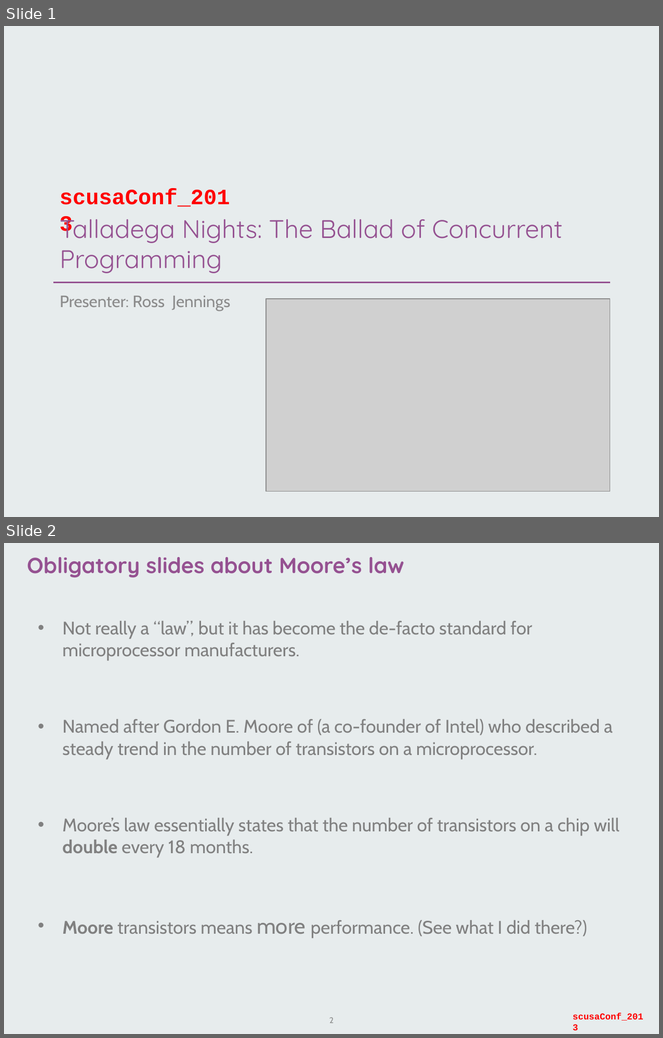
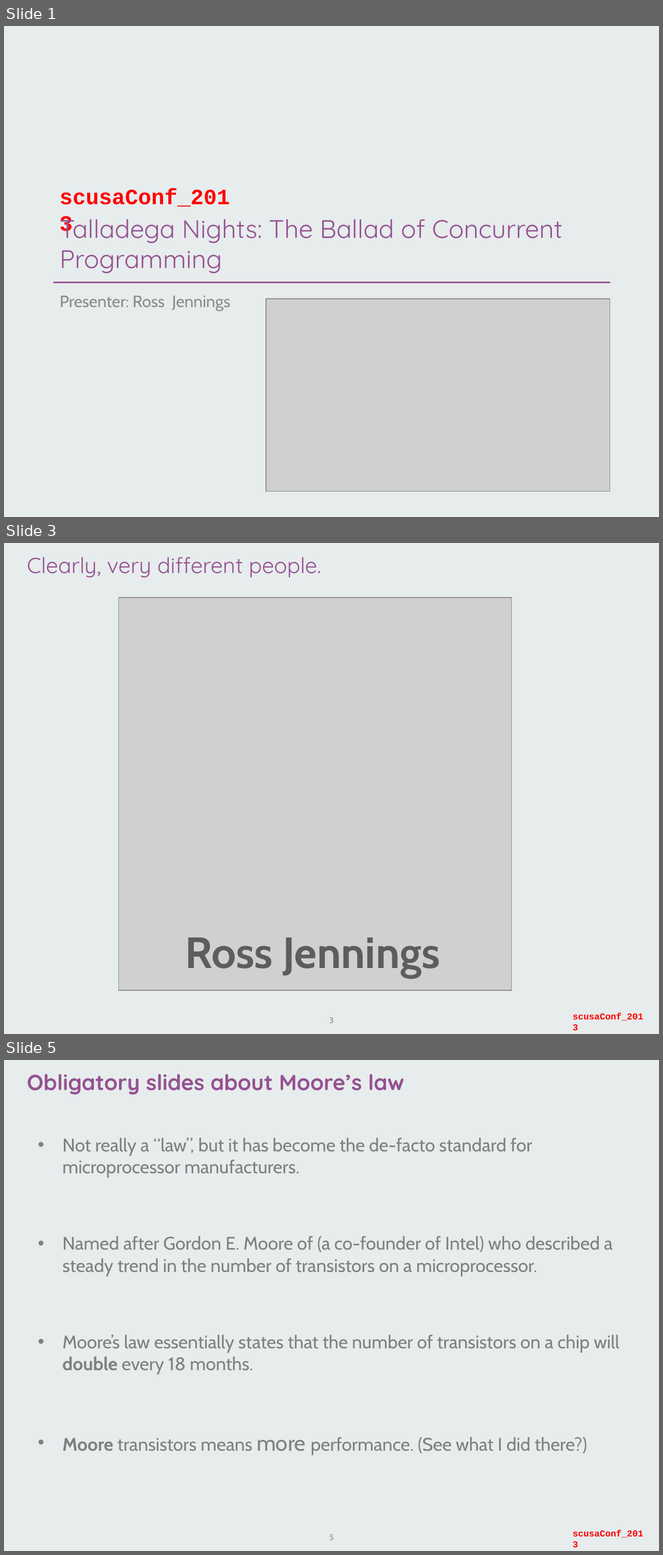
Before and after one commit to staticvoidmain/concurrency-demo, a slide deck: slides/scusaConf2013_concurrent.pptx. Shown one above the other, each under a label of ours: slides 1 and 2 before the commit, slides 1, 3 and 5 after it; the slides between them are not shown. The pictures are 663x1038 and 663x1555 pixels, drawn with LibreOffice and Linux fonts; fonts in the diff are those of the drawing; grey boxes stand for pictures; background and template pictures are left out. Boxes give left, top, right and bottom in pixels: in the first picture for what was removed or moved away, otherwise in the second. Text is boxed around its words. In the diff, an @@ line names an element or a change of style, - is before the commit and + after.

```diff
--- a/slides/scusaConf2013_concurrent.pptx
+++ b/slides/scusaConf2013_concurrent.pptx
@@ slide 3 added at [4, 543, 659, 1034], background picture (left out); not listed: 1 template element that a slide beside it also shows @@
@@ title added at [27, 557, 321, 578], 24 pt, text #945191 @@
+Clearly, very different people.
@@ picture added at [118, 598, 512, 991] @@
@@ text added at [185, 938, 440, 978], 48 pt, text gradient #555555 to #5D5D5D to #000000, bold @@
+Ross Jennings
@@ page number added at [330, 1018, 334, 1023], 9 pt, text #8C8C8C @@
+3
@@ what was slide 2 is now slide 5 @@
@@ page number at [330, 1535, 334, 1540]: text changed @@
-2
+5
```
Also in this commit, not shown: 2 slides changed, 2 other slides added.
